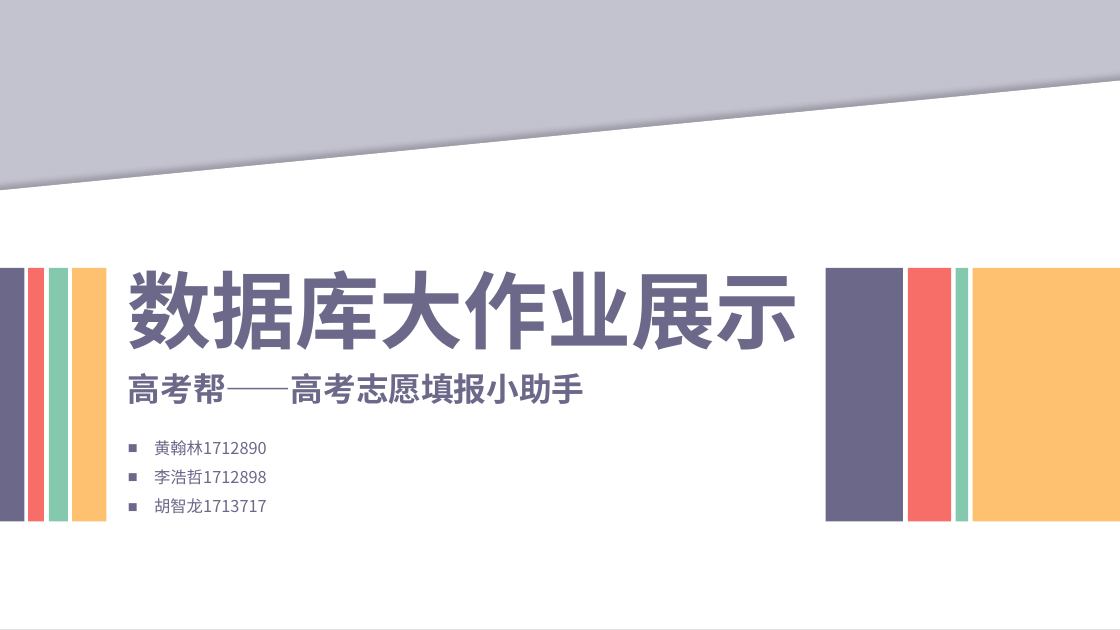
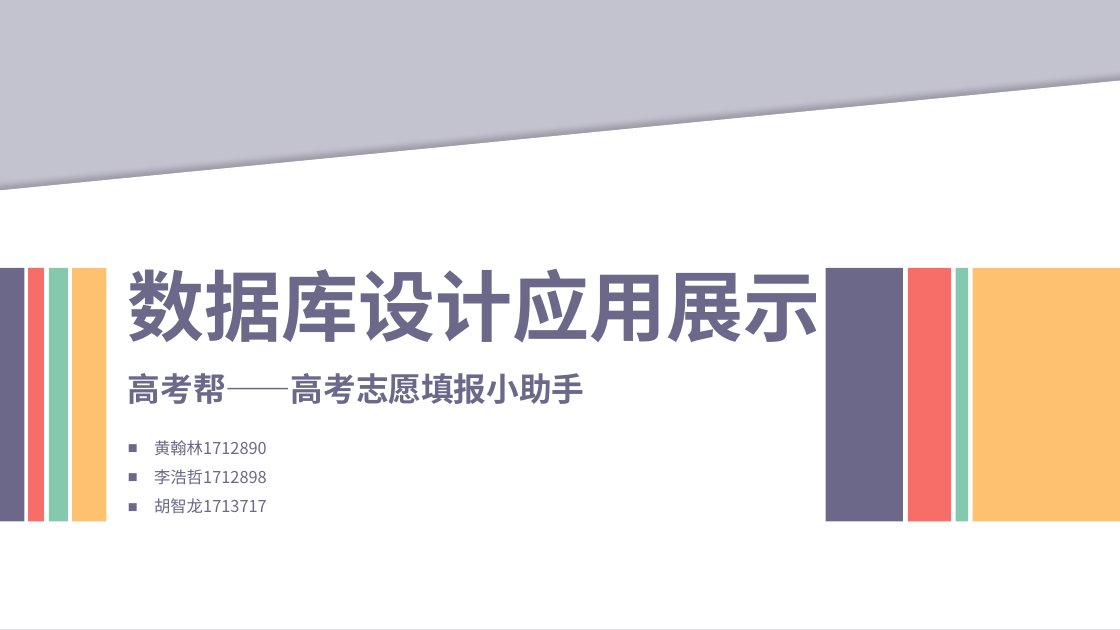
Before and after one commit to Azerrroth/dbgaokao-2019, a slide deck: slide 1 of 数据库展示.pptx. Drawn at 1120x630 pixels with LibreOffice and Linux fonts; fonts in the diff are those of the drawing; background and template pictures are left out. Boxes give left, top, right and bottom in pixels: in the first picture for what was removed or moved away, otherwise in the second. Text is boxed around its words. In the diff, an @@ line names an element or a change of style, - is before the commit and + after.

```diff
--- a/数据库展示.pptx
+++ b/数据库展示.pptx
@@ text at [128, 269, 821, 342]: text changed; size 72 to 66 pt @@
-数据库大作业展示
+数据库设计应用展示
```
Also in this commit, not shown: 6 other slides changed, 2 slides added, 1 slide removed, 1 other file.
